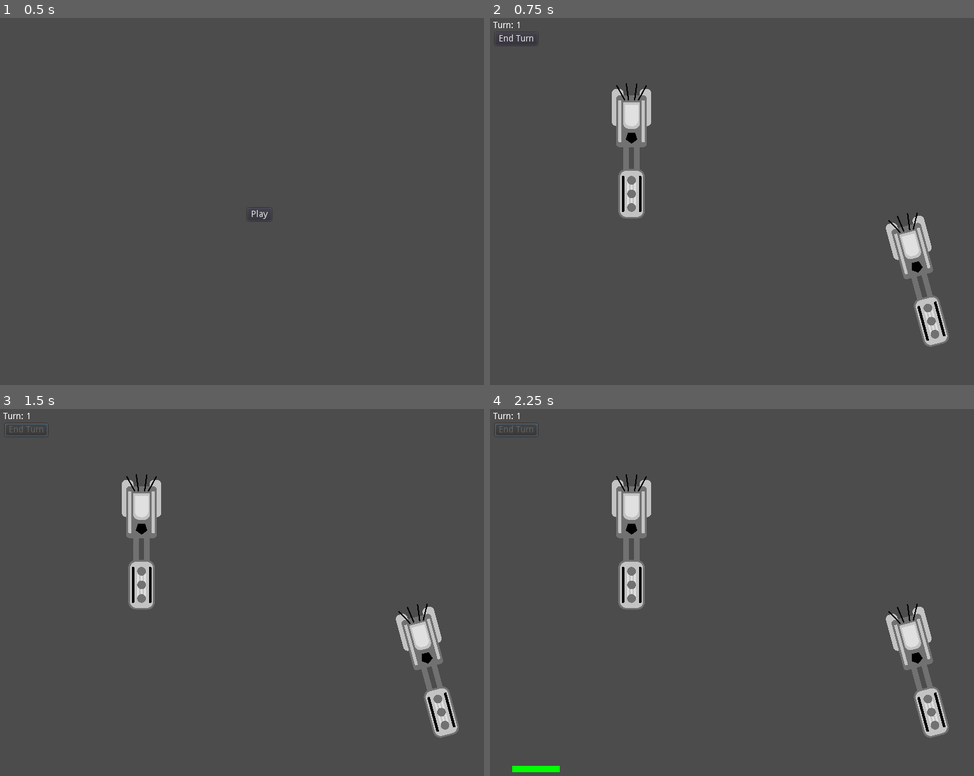
Above: before the commit, frames 1-4 (two rows, left to right).
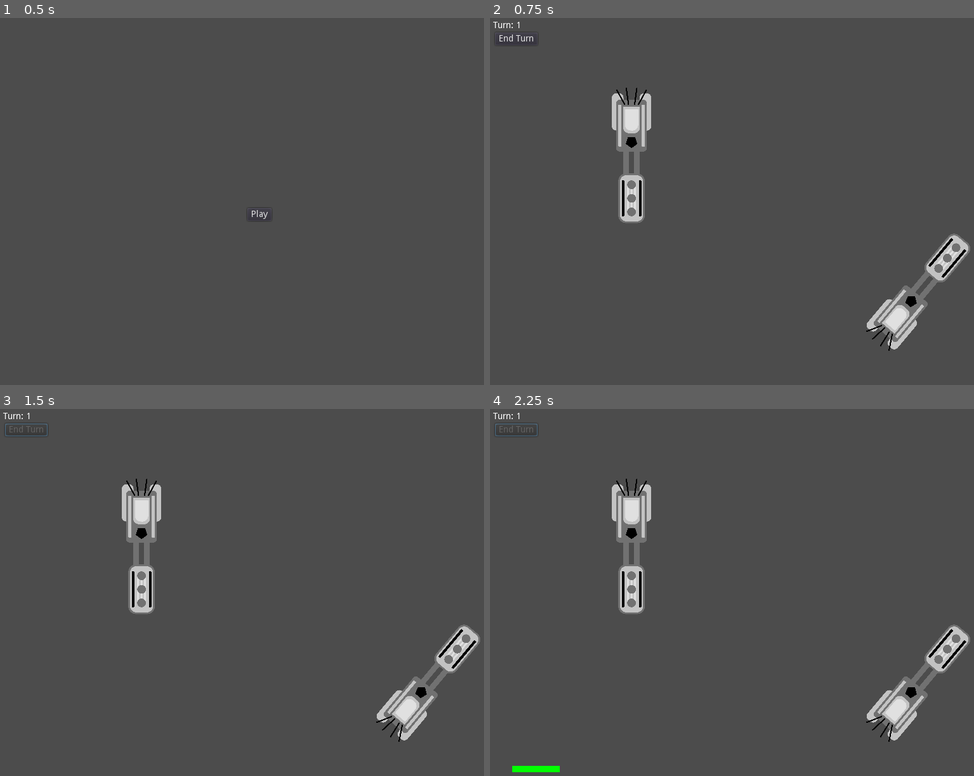
Above: after the commit, the same moments.

Repository: liarch29/Re_name_me
Game: Godot game, scene res://scenes/MainMenu.tscn
Same seed, same stepped clock (60 frames per second), same inputs: the game is played once before the commit and once after it.
Inputs (mouse positions are in pixels of both pictures, inside the frame that each line leads up to):
- Up to frame 1 (0.5 s): no input
- Up to frame 2 (0.75 s): click "Play" at 0.5 s
- Up to frame 3 (1.5 s): click "End Turn" at 1.25 s
- Up to frame 4 (2.25 s): tap Enter at 2 s; move the mouse to (630, 541) at 2.02 s; click (630, 541) at 2.17 s

Frame 1 is identical in both runs. In frame 2, 4.4% of the frame differs, in the area x 25-100%, y 17-91%; in frame 3, 4.4%; in frame 4, 4.4%.

Commit message:
Fix ship rotation, address movement and line bugs

Diff:
--- a/entity/Entity.gd
+++ b/entity/Entity.gd
@@ -2,9 +2,6 @@
 
 # How far this entity can travel in a straight line in 1 second
 export(float) var speed = 100
-
-# The initial rotation of this entity
-export(float) var initial_rot = 0
 
 # The maximum amount this entity can rotate (radians) in 1 second
 export(float) var max_rot = 0.01
@@ -26,9 +23,6 @@
 onready var _hitbox = get_node("hitbox")
 
 # ------------------ #
-
-func _ready():
-	self.rotation = initial_rot
 
 func _process_turn(delta):
 	var angle_to_target = target.angle_to_point(self.position)
@@ -53,16 +47,19 @@
 
 func move_forward(delta):
 	if self.position.distance_squared_to(target) > pow(speed * delta, 2):
-		var default = Vector2(0, 1).rotated(self.rotation)
+		var default = Vector2(1, 0).rotated(self.rotation)
 		var veloc = default * speed * delta
-		var slide_vel = move_and_slide(veloc)
-		self.position += slide_vel
+		self.position += veloc
+
+		# Collision logic, but still needs work
+		# var slide_vel = move_and_slide(veloc)
+		# self.position += slide_vel
 	else:
 		self.position = target
 
 func angle_conv(angle):
 	if angle < 0:
-		return angle + 2*PI
+		return angle + 2 * PI
 	else:
 		return angle
 
--- a/entity/Entity.tscn
+++ b/entity/Entity.tscn
@@ -7,18 +7,13 @@
 input_pickable = true
 collision_layer = 1
 collision_mask = 1
-collision/margin = 0.08
+collision/safe_margin = 0.08
 script = ExtResource( 1 )
 speed = 100
-initial_rot = 0
 max_rot = 0.01
 max_health = 100
 health = 100
 
-[node name="sprite" type="Sprite" parent="."]
+[node name="sprite" type="Sprite" parent="." index="0"]
 
-
-[node name="hitbox" type="CollisionShape2D" parent="."]
-
-trigger = false
-_update_shape_index = 0
+[node name="hitbox" type="CollisionShape2D" parent="." index="1"]
--- a/player/MoveTargetIndicator.gd
+++ b/player/MoveTargetIndicator.gd
@@ -35,7 +35,7 @@
 	var ticks_to_target = (move_point1.distance_to(_player.target)/(_player.speed*average_delta))
 	var max_rot = _player.max_rot*(average_delta/0.015)
 	# print(average_delta)
-	return
+	# return
 	while(1):
 		move_point2 = move_point1
 		var angle_to_target = _player.target.angle_to_point(move_point1)
@@ -43,7 +43,7 @@
 		var target_rot = _player.angle_conv(angle_to_target)
 		var diff = target_rot - current_rot
 		if move_point1.distance_squared_to(_player.target) > pow(_player.speed * average_delta, 2):
-			var default = Vector2(0, 1).rotated(rot)
+			var default = Vector2(1, 0).rotated(rot)
 			var veloc = default * _player.speed * average_delta
 			move_point1 += veloc
 		else:
--- a/player/Player.tscn
+++ b/player/Player.tscn
@@ -6,17 +6,17 @@
 [sub_resource type="RectangleShape2D" id=1]
 
 custom_solver_bias = 0.0
-extents = Vector2( 32.2462, 109.266 )
+extents = Vector2( 104.738, 33.3646 )
 
-[node name="entity" instance=ExtResource( 1 )]
+[node name="entity" index="0" instance=ExtResource( 1 )]
 
+[node name="sprite" parent="." index="0"]
 
-[node name="sprite" parent="."]
-
+position = Vector2( 7, 0 )
 scale = Vector2( 0.1, 0.1 )
 texture = ExtResource( 2 )
 
-[node name="hitbox" parent="."]
+[node name="hitbox" parent="." index="1"]
 
-position = Vector2( 0, -14 )
+position = Vector2( -0.784332, -2.42761 )
 shape = SubResource( 1 )
--- a/scenes/Main.tscn
+++ b/scenes/Main.tscn
@@ -37,6 +37,7 @@
 editor/display_folded = true
 visible = false
 script = ExtResource( 2 )
+_sections_unfolded = [ "Transform" ]
 player = NodePath("../player_ship")
 
 [node name="indicator_shape" type="Polygon2D" parent="move_target_indicator" index="0"]
@@ -59,6 +60,7 @@
 editor/display_folded = true
 visible = false
 script = ExtResource( 2 )
+_sections_unfolded = [ "Transform" ]
 player = NodePath("../ship_2")
 
 [node name="indicator_shape" type="Polygon2D" parent="move_target_indicator_ship2" index="0"]
@@ -126,7 +128,7 @@
 
 editor/display_folded = true
 position = Vector2( 223.102, 223.102 )
-collision/safe_margin = 0.08
+rotation = 1.5708
 
 [node name="ship_2" parent="." index="6" groups=[
 "entities",
@@ -134,8 +136,7 @@
 
 editor/display_folded = true
 position = Vector2( 681.548, 425.798 )
-collision/safe_margin = 0.08
-initial_rot = 50.0
+rotation = -0.872665
 health = 25.0
 
 [node name="selected_info" type="Node2D" parent="." index="7"]
Not shown: 1 places in entity/Entity.tscn that only renumber resources
Binary file changed: player/player_ship.png
